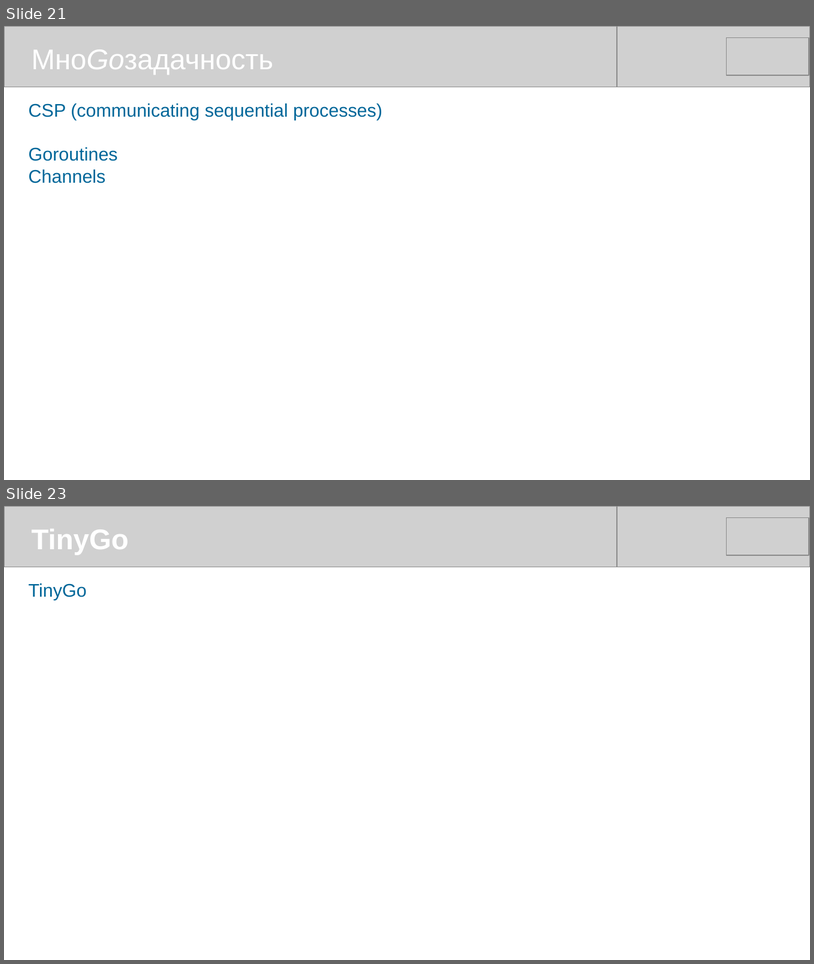
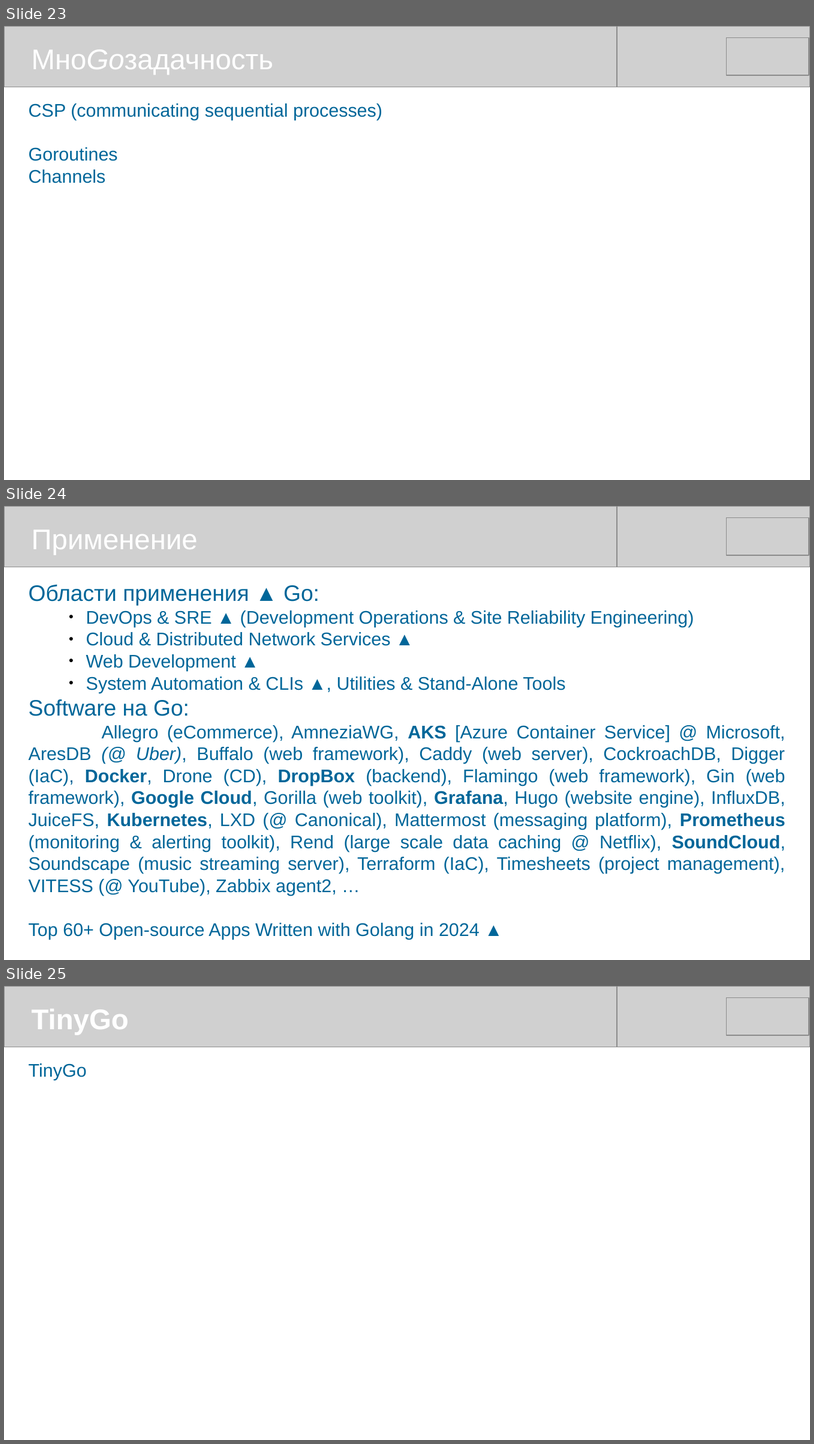
Before and after one commit to mike-shock/Go_language, a slide deck: Go_Intro.odp. Shown one above the other, each under a label of ours: slides 21 and 23 before the commit, slides 23, 24 and 25 after it; the slides between them are not shown. The pictures are 814x964 and 814x1444 pixels, drawn with LibreOffice and Linux fonts; fonts in the diff are those of the drawing; grey boxes stand for pictures. Boxes give left, top, right and bottom in pixels: in the first picture for what was removed or moved away, otherwise in the second. Text is boxed around its words. In the diff, an @@ line names an element or a change of style, - is before the commit and + after.

```diff
--- a/Go_Intro.odp
+++ b/Go_Intro.odp
@@ slide 24 added at bbox=[4, 506, 810, 960], background #FFFFFF @@
@@ picture added at bbox=[4, 506, 617, 567] @@
@@ picture added at bbox=[197, 506, 810, 567] @@
@@ picture added at bbox=[727, 518, 810, 556] @@
@@ text added at bbox=[32, 530, 198, 555], 28 pt, text #FFFFFF @@
+Применение
@@ text added at bbox=[29, 584, 786, 939], 18 pt, text #006699 @@
+Области применения ▲ Go:
+● DevOps & SRE ▲ (Development Operations & Site Reliability Engineering)
+● Cloud & Distributed Network Services ▲
+● Web Development ▲
+● System Automation & CLIs ▲, Utilities & Stand-Alone Tools
+Software на Go:
+Allegro (eCommerce), AmneziaWG, AKS [Azure Container Service] @ Microsoft, AresDB (@ Uber), Buffalo (web framework), Caddy (web server), CockroachDB, Digger (IaC), Docker, Drone (CD), DropBox (backend), Flamingo (web framework), Gin (web framework), Google Cloud, Gorilla (web toolkit), Grafana, Hugo (website engine), InfluxDB, JuiceFS, Kubernetes, LXD (@ Canonical), Mattermost (messaging platform), Prometheus (monitoring & alerting toolkit), Rend (large scale data caching @ Netflix), SoundCloud, Soundscape (music streaming server), Terraform (IaC), Timesheets (project management), VITESS (@ YouTube), Zabbix agent2, …
+Top 60+ Open-source Apps Written with Golang in 2024 ▲
@@ what was slide 21 is now slide 23 @@
@@ what was slide 23 is now slide 25 @@
```
Also in this commit, not shown: 12 slides changed, 3 other slides added, 1 slide removed.
